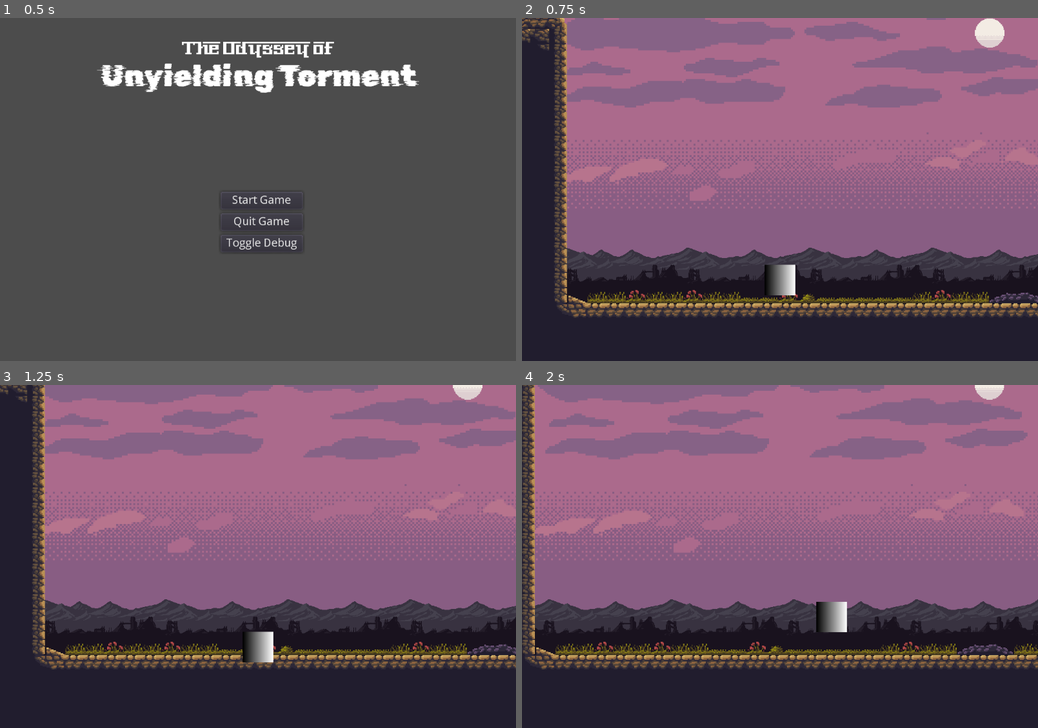
Above: before the commit, frames 1-4 (two rows, left to right).
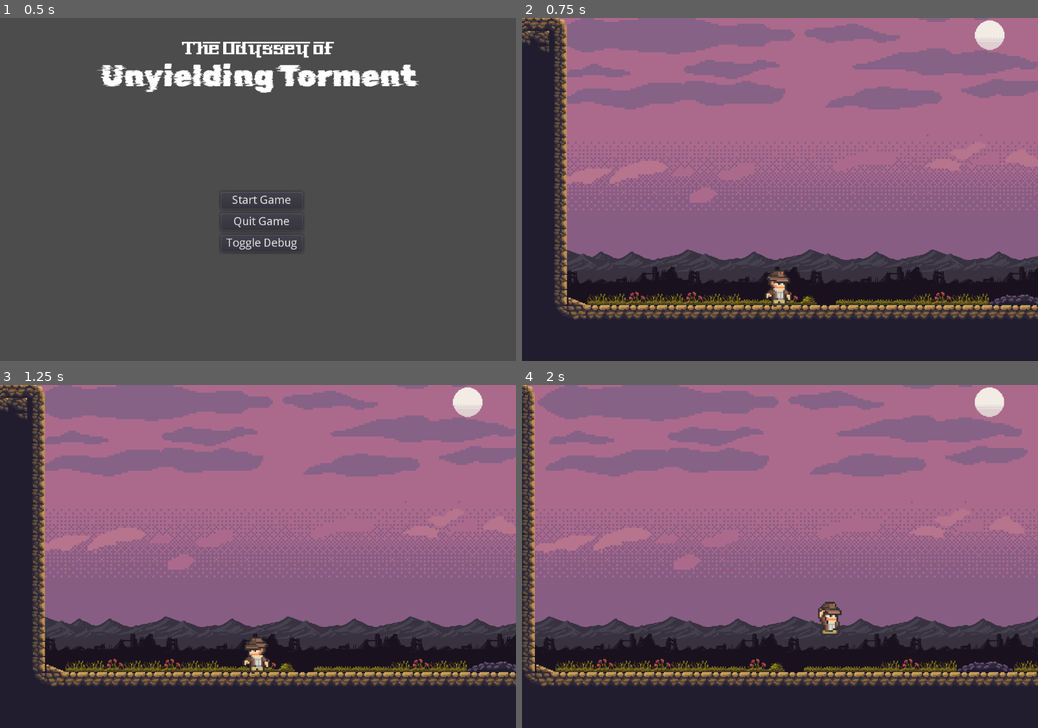
Above: after the commit, the same moments.

Repository: gsanders5/GameJam
Game: Godot game, scene res://scenes/Main_Menu.tscn
Two runs of this game, one before a commit and one after it. Both use one fixed random seed, a clock stepped at 60 frames per second and the inputs below. A sky picture missing from this copy of the repository is replaced by a grey-blue gradient.
Inputs:
- Up to frame 1 (0.5 s): no input
- Up to frame 2 (0.75 s): click "Start Game" at 0.5 s
- Up to frame 3 (1.25 s): no input
- Up to frame 4 (2 s): tap Enter at 1.25 s; hold D (move_right) from 1.28 s (still down); hold Space (jump) from 1.28 s (still down)

Frame 1 is identical in both runs. In frame 2, 16% of the frame differs, in the area x 0-100%, y 0-88%; in frame 3, 39%; in frame 4, 41%.

Commit message:
Added character sprites and sound

Diff:
--- a/scenes/GameLevels/Level_One.tscn
+++ b/scenes/GameLevels/Level_One.tscn
@@ -1,9 +1,9 @@
-[gd_scene load_steps=92 format=2]
+[gd_scene load_steps=89 format=2]
 
 [ext_resource path="res://assets/tilesets/oisougabo_platformer_desert/Tileset/Atlas.png" type="Texture" id=1]
 [ext_resource path="res://scenes/Debug_HUD.tscn" type="PackedScene" id=2]
 [ext_resource path="res://scenes/Global.tscn" type="PackedScene" id=3]
-[ext_resource path="res://scripts/Player.gd" type="Script" id=4]
+[ext_resource path="res://scenes/Player.tscn" type="PackedScene" id=4]
 [ext_resource path="res://assets/tilesets/oisougabo_platformer_desert/Background/BG-ruins.png" type="Texture" id=5]
 [ext_resource path="res://assets/tilesets/LuisZuno_parallax_mountain_pack/parallax-mountain-bg.png" type="Texture" id=6]
 [ext_resource path="res://assets/tilesets/oisougabo_platformer_desert/Background/BG-sun.png" type="Texture" id=7]
@@ -736,19 +736,11 @@
 } ]
 0/z_index = 0
 
-[sub_resource type="Gradient" id=2]
-
-[sub_resource type="GradientTexture2D" id=3]
-gradient = SubResource( 2 )
-
-[sub_resource type="RectangleShape2D" id=1]
-extents = Vector2( 14, 17 )
-
 [node name="Level" type="Node2D"]
 
 [node name="Global" parent="." instance=ExtResource( 3 )]
 
-[node name="Debug_HUD" parent="." instance=ExtResource( 2 )]
+[node name="Debug_HUD" parent="Global" instance=ExtResource( 2 )]
 
 [node name="CanvasLayer" type="CanvasLayer" parent="."]
 layer = -128
@@ -769,7 +761,7 @@
 tile_set = SubResource( 4 )
 cell_size = Vector2( 16, 16 )
 format = 1
-tile_data = PoolIntArray( -983059, 0, 131078, -983058, 0, 2, …(5990 unchanged characters)… 603, 0, 262148, 196604, 0, 196626, 196605, 0, 196625, 196606, 0, 196625, 196607, 0, 196625, 131072, …(29195 unchanged characters)…
+tile_data = PoolIntArray( -983059, 0, 131078, -983058, 0, 2, …(5990 unchanged characters)… 603, 0, 262148, 196604, 0, 196626, 196606, 0, 196625, 196607, 0, 196625, 131072, …(29195 unchanged characters)…
 
 [node name="ParallaxBackground" type="ParallaxBackground" parent="."]
 
@@ -853,21 +845,4 @@
 "_edit_use_anchors_": true
 }
 
-[node name="Player" type="KinematicBody2D" parent="."]
-position = Vector2( -238, 0 )
-script = ExtResource( 4 )
-
-[node name="Sprite" type="Sprite" parent="Player"]
-texture = SubResource( 3 )
-
-[node name="CollisionShape2D" type="CollisionShape2D" parent="Player"]
-shape = SubResource( 1 )
-
-[node name="Camera2D" type="Camera2D" parent="Player"]
-offset = Vector2( 0, -190 )
-current = true
-drag_margin_h_enabled = true
-drag_margin_v_enabled = true
-drag_margin_left = 0.3
-drag_margin_top = 0.3
-drag_margin_bottom = 0.0
+[node name="Player" parent="." instance=ExtResource( 4 )]
--- a/scenes/Main_Menu.tscn
+++ b/scenes/Main_Menu.tscn
@@ -11,6 +11,10 @@
 "_edit_horizontal_guides_": [ 398.0 ],
 "_edit_vertical_guides_": [ 540.0 ]
 }
+
+[node name="Global" parent="." instance=ExtResource( 5 )]
+
+[node name="Debug_HUD" parent="Global" instance=ExtResource( 4 )]
 
 [node name="Control" type="Control" parent="."]
 margin_right = 1080.0
@@ -32,8 +36,6 @@
 texture = ExtResource( 2 )
 region_enabled = true
 region_rect = Rect2( 379.399, 1291.51, 2350.49, 1532.14 )
-
-[node name="Debug_HUD" parent="Control/BackgroundItems" instance=ExtResource( 4 )]
 
 [node name="Controls" type="VBoxContainer" parent="Control"]
 anchor_left = 0.5
@@ -66,8 +68,6 @@
 text = "Toggle Debug"
 expand_icon = true
 
-[node name="Global" parent="." instance=ExtResource( 5 )]
-
 [connection signal="pressed" from="Control/Controls/StartButton" to="Control/Controls" method="_on_StartButton_pressed"]
 [connection signal="pressed" from="Control/Controls/QuitButton" to="Control/Controls" method="_on_QuitButton_pressed"]
 [connection signal="pressed" from="Control/Controls/DebugButton" to="Control/Controls" method="_on_DebugButton_pressed"]
--- /dev/null
+++ b/scenes/Player.tscn
@@ -0,0 +1,92 @@
+[gd_scene load_steps=8 format=2]
+
+[ext_resource path="res://scripts/Player.gd" type="Script" id=1]
+[ext_resource path="res://assets/sprites/Archaeologist Sprite Sheet -  Elthen's Pixel Art Shop.png" type="Texture" id=2]
+[ext_resource path="res://assets/sounds/blenderfoundation-grass-walk.mp3" type="AudioStream" id=3]
+
+[sub_resource type="RectangleShape2D" id=1]
+extents = Vector2( 4.35715, 12.1429 )
+
+[sub_resource type="Animation" id=2]
+resource_name = "Idle"
+length = 1.65
+loop = true
+tracks/0/type = "value"
+tracks/0/path = NodePath("Sprite:frame")
+tracks/0/interp = 1
+tracks/0/loop_wrap = true
+tracks/0/imported = false
+tracks/0/enabled = true
+tracks/0/keys = {
+"times": PoolRealArray( 0.1, 0.3, 0.5, 0.7, 0.9, 1.1, 1.3, 1.5 ),
+"transitions": PoolRealArray( 1, 1, 1, 1, 1, 1, 1, 1 ),
+"update": 1,
+"values": [ 0, 1, 2, 3, 4, 5, 6, 7 ]
+}
+
+[sub_resource type="Animation" id=4]
+resource_name = "Walk_Left"
+length = 1.65
+loop = true
+tracks/0/type = "value"
+tracks/0/path = NodePath("Sprite:frame")
+tracks/0/interp = 1
+tracks/0/loop_wrap = true
+tracks/0/imported = false
+tracks/0/enabled = true
+tracks/0/keys = {
+"times": PoolRealArray( 0.1, 0.3, 0.5, 0.7, 0.9, 1.1, 1.3, 1.5 ),
+"transitions": PoolRealArray( 1, 1, 1, 1, 1, 1, 1, 1 ),
+"update": 1,
+"values": [ 56, 57, 58, 59, 60, 61, 62, 63 ]
+}
+
+[sub_resource type="Animation" id=3]
+resource_name = "Walk_Right"
+length = 1.65
+loop = true
+tracks/0/type = "value"
+tracks/0/path = NodePath("Sprite:frame")
+tracks/0/interp = 1
+tracks/0/loop_wrap = true
+tracks/0/imported = false
+tracks/0/enabled = true
+tracks/0/keys = {
+"times": PoolRealArray( 0.1, 0.3, 0.5, 0.7, 0.9, 1.1, 1.3, 1.5 ),
+"transitions": PoolRealArray( 1, 1, 1, 1, 1, 1, 1, 1 ),
+"update": 1,
+"values": [ 8, 9, 10, 11, 12, 13, 14, 15 ]
+}
+
+[node name="Player" type="KinematicBody2D"]
+position = Vector2( -238, 0 )
+scale = Vector2( 3.5, 3.5 )
+script = ExtResource( 1 )
+
+[node name="Sprite" type="Sprite" parent="."]
+texture = ExtResource( 2 )
+hframes = 8
+vframes = 8
+frame = 14
+
+[node name="Collision" type="CollisionShape2D" parent="."]
+position = Vector2( 0.428558, 3 )
+scale = Vector2( 2, 0.999999 )
+shape = SubResource( 1 )
+
+[node name="Camera2D" type="Camera2D" parent="."]
+offset = Vector2( 0, -190 )
+current = true
+drag_margin_h_enabled = true
+drag_margin_v_enabled = true
+drag_margin_left = 0.3
+drag_margin_top = 0.3
+drag_margin_bottom = 0.0
+
+[node name="AnimationPlayer" type="AnimationPlayer" parent="."]
+anims/Idle = SubResource( 2 )
+anims/Walk_Left = SubResource( 4 )
+anims/Walk_Right = SubResource( 3 )
+
+[node name="Walk_Sound" type="AudioStreamPlayer" parent="."]
+stream = ExtResource( 3 )
--- a/scripts/Player.gd
+++ b/scripts/Player.gd
@@ -3,11 +3,11 @@
 export (int) var speed = 250
 export (int) var jump_force = 500
 var velocity = Vector2()
-
+var is_idle = true
 
 # Called when the node enters the scene tree for the first time.
 func _ready():
-	pass # Replace with function body.
+	$AnimationPlayer.play("Idle");
 
 
 # Called every frame. 'delta' is the elapsed time since the previous frame.
@@ -15,6 +15,26 @@
 #	pass
 
 func _physics_process(_delta):
+	# If moving swap animation
+	if Input.is_action_just_pressed("move_right"):
+		$AnimationPlayer.play("Walk_Right")
+		is_idle = false
+	elif Input.is_action_just_pressed("move_left"):
+		$AnimationPlayer.play("Walk_Left")
+		is_idle = false
+
+	# If not moving swap to the idle animation
+	if !Input.is_action_pressed("move_right") && !Input.is_action_pressed("move_left") && !Input.is_action_pressed("jump"):
+		$AnimationPlayer.play("Idle")
+		is_idle = true
+
+	if (!is_on_floor() && (!Input.is_action_pressed("move_left") || !Input.is_action_pressed("move_right"))):
+		$Walk_Sound.playing = false
+	elif is_idle:
+		$Walk_Sound.playing = false
+	elif !is_idle:
+		_start_walk_sound()
+
 	# Horizontal movement
 	velocity.x = Input.get_action_strength("move_right") - Input.get_action_strength("move_left")
 	velocity.x *= speed
@@ -27,3 +47,7 @@
 
 	# Move character
 	velocity = move_and_slide(velocity, Vector2.UP)
+
+func _start_walk_sound():
+	if !$Walk_Sound.playing:
+		$Walk_Sound.playing = true
Not shown, added: assets/sounds/blenderfoundation-grass-walk.mp3.import
Binary file added: assets/sprites/Archaeologist Sprite Sheet - Elthen's Pixel Art Shop.png
Not shown, added: assets/sprites/Archaeologist Sprite Sheet - Elthen's Pixel Art Shop.png.import
Not shown, added: assets/sounds/blenderfoundation-grass-walk.mp3
